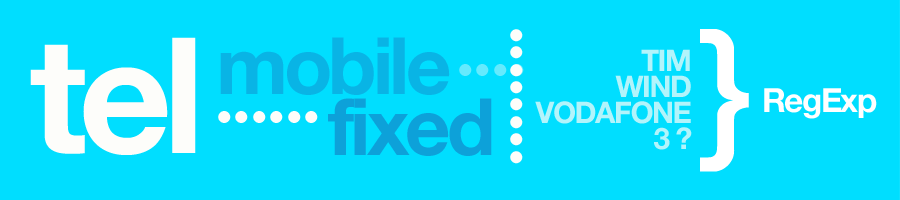
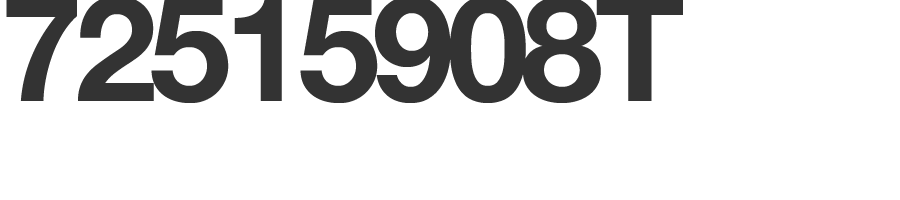
Comparing the layer stacks of the two 900 × 200 images. Changes:
hid group "Group 4" (10 layers) over [0, 0, 900, 200]
showed group "Group 1" (8 layers) over [0, 0, 900, 200]
